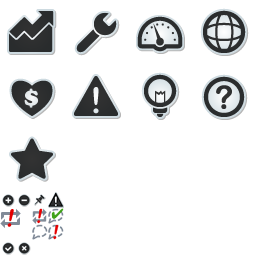
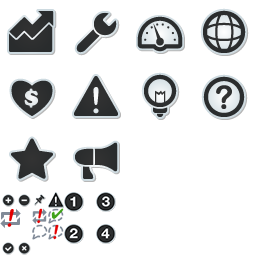
Layered file, before and after one edit (256px x 256px). Changes by layer:
added layer "step4" above "step3" over <box>96,224,116,244</box>
added layer "step3" above "step2" over <box>96,192,116,212</box>
added layer "step2" above "Layer 1" over <box>64,224,84,244</box>
added layer "Layer 1" above "step1" over <box>73,140,120,182</box>
added layer "step1" above "cross" over <box>64,192,84,212</box>
